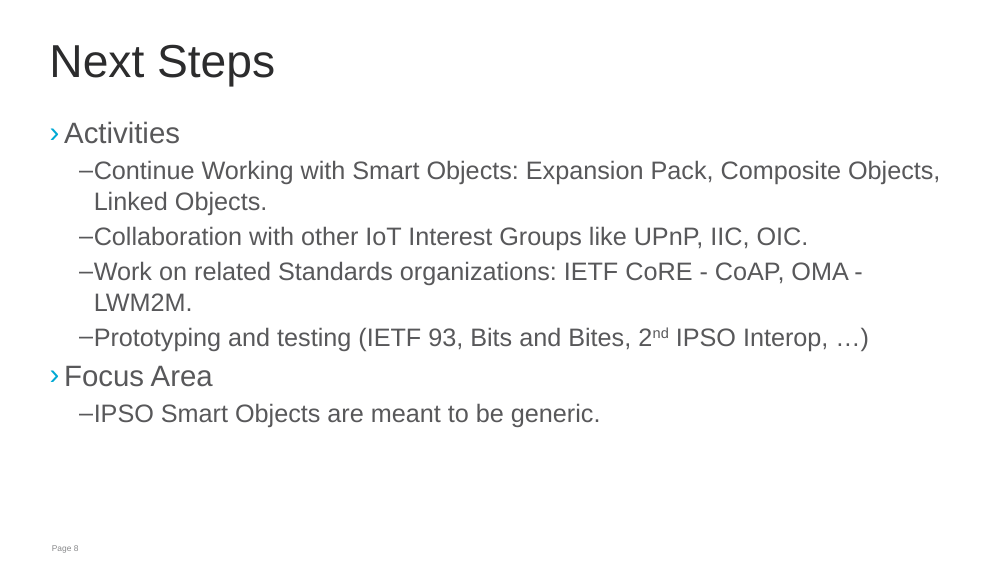
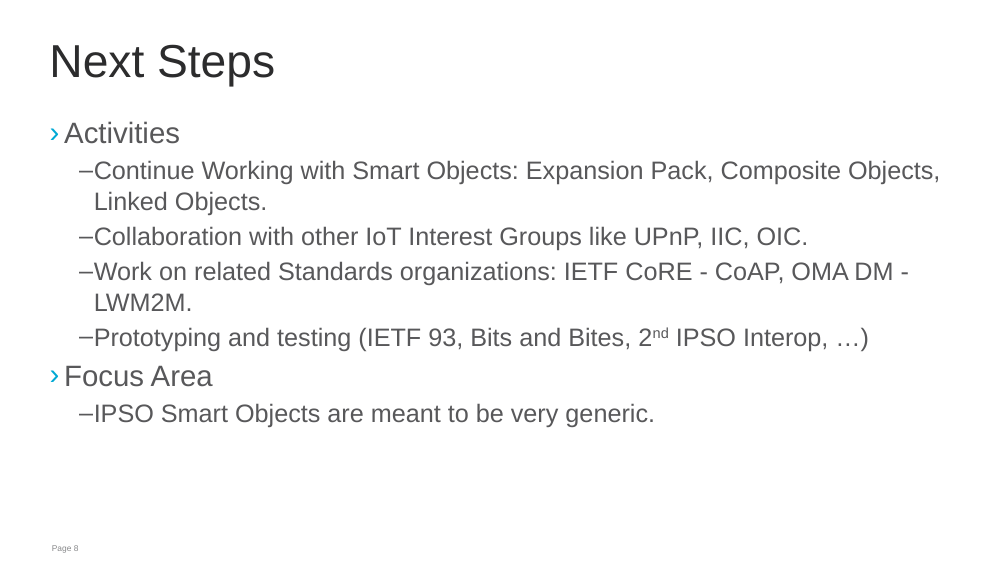
Before and after one commit to jaimejim/iot-playground, a slide deck: slide 8 of Documentation/IPSO_Intro_IOTWEEK.pptx. Drawn at 1008x567 pixels with LibreOffice and Linux fonts; fonts in the diff are those of the drawing; background and template pictures are left out. Boxes give left, top, right and bottom in pixels: in the first picture for what was removed or moved away, otherwise in the second. Text is boxed around its words. In the diff, an @@ line names an element or a change of style, - is before the commit and + after.

```diff
--- a/Documentation/IPSO_Intro_IOTWEEK.pptx
+++ b/Documentation/IPSO_Intro_IOTWEEK.pptx
@@ text at [79, 261, 893, 311]: text changed @@
-  – Work on related Standards organizations: IETF CoRE - CoAP, OMA - LWM2M.
+  – Work on related Standards organizations: IETF CoRE - CoAP, OMA DM - LWM2M.
@@ text at [79, 403, 655, 427]: text changed @@
-  – IPSO Smart Objects are meant to be generic.
+  – IPSO Smart Objects are meant to be very generic.
```
Also in this commit, not shown: 2 other slides changed, 1 other file.
